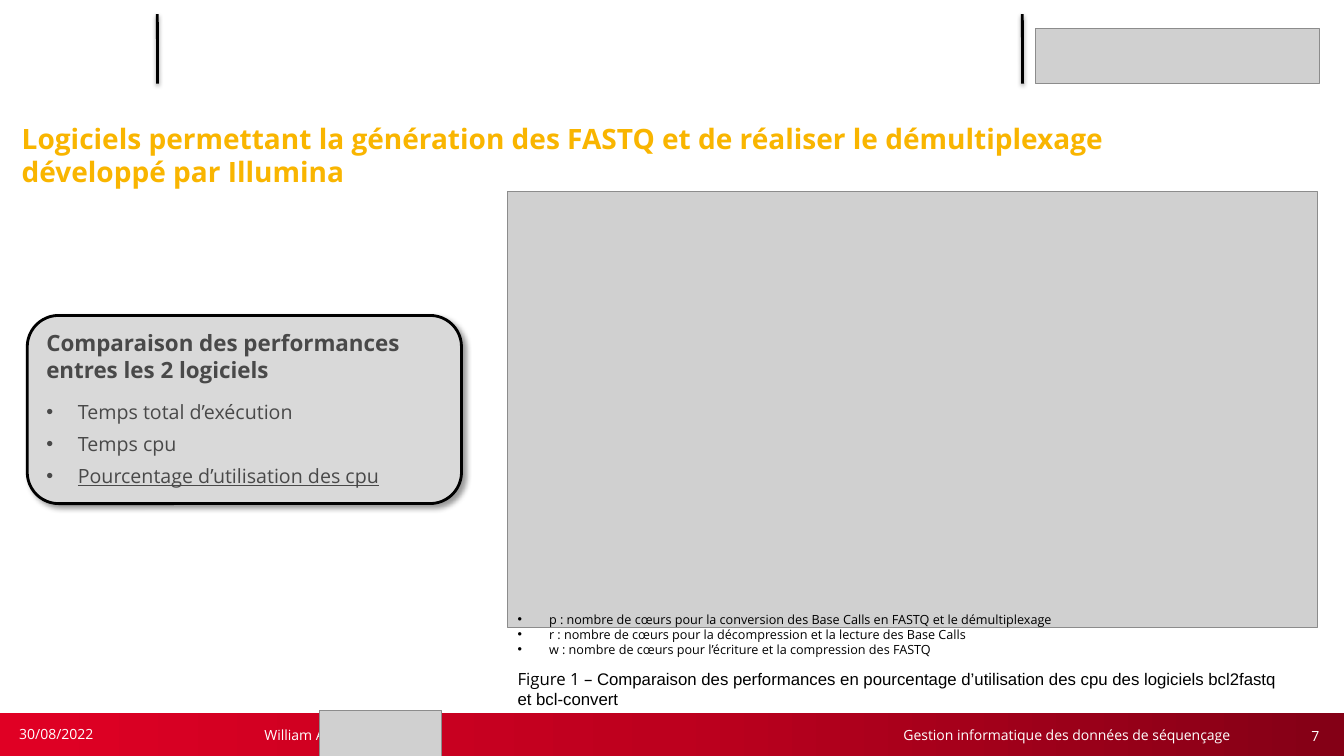
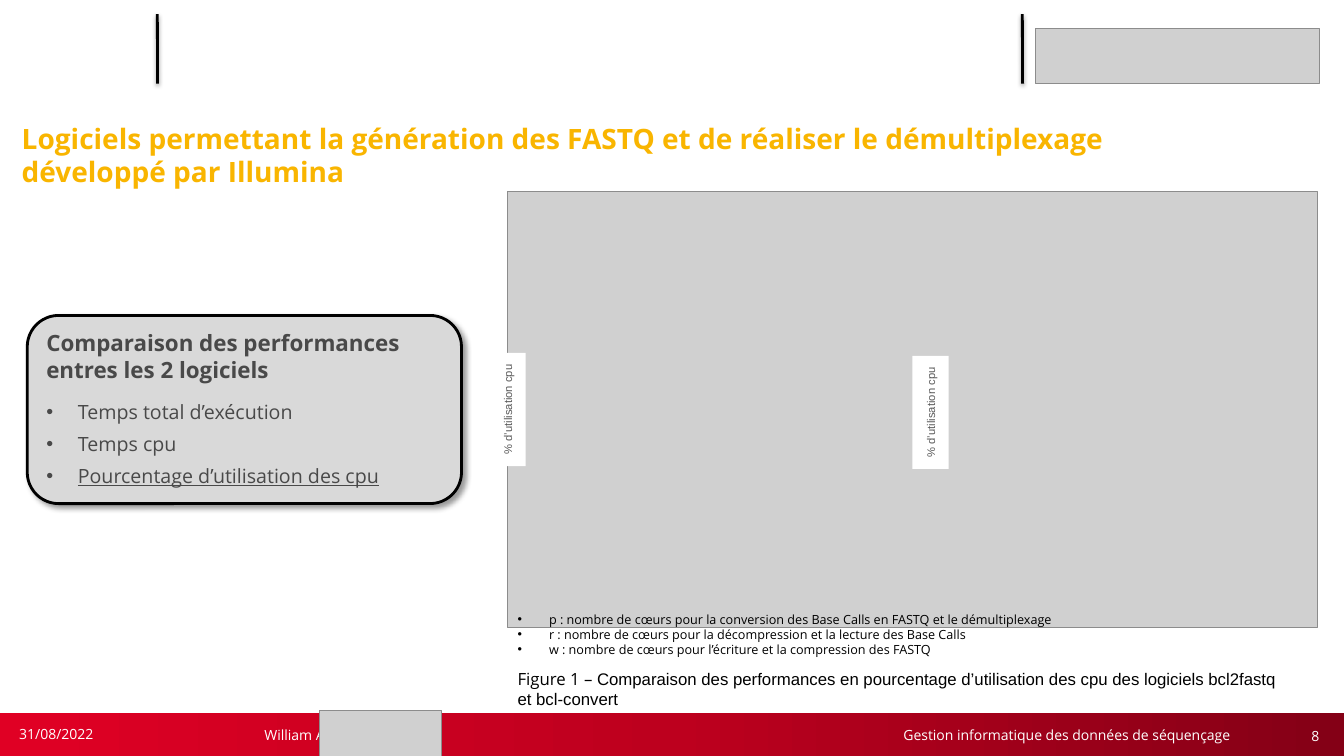
Before and after one commit to w2994a/cahier_labo_cns, a slide deck: slide 8 of M1_IPFB/soutenance/soutenance_3/slides_soutenance_final_1er_annee.pptx (slide 7 before the commit). Drawn at 1344x756 pixels with LibreOffice and Linux fonts; fonts in the diff are those of the drawing; grey boxes stand for pictures; background and template pictures are left out. Boxes give left, top, right and bottom in pixels: in the first picture for what was removed or moved away, otherwise in the second. Text is boxed around its words. In the diff, an @@ line names an element or a change of style, - is before the commit and + after.

```diff
--- a/M1_IPFB/soutenance/soutenance_3/slides_soutenance_final_1er_annee.pptx
+++ b/M1_IPFB/soutenance/soutenance_3/slides_soutenance_final_1er_annee.pptx
@@ rectangle added at <box>489,353,525,466</box>, fill #FFFFFF, 8 pt, text #595959 @@
+% d’utilisation cpu
@@ rectangle added at <box>912,356,949,469</box>, fill #FFFFFF, 8 pt, text #595959 @@
+% d’utilisation cpu
@@ text at <box>19,729,93,739</box>: text changed @@
-30/08/2022
+31/08/2022
@@ page number at <box>1311,731,1319,741</box>: text changed @@
-7
+8
```
Also in this commit, not shown: 21 other slides changed, 1 slide added.
